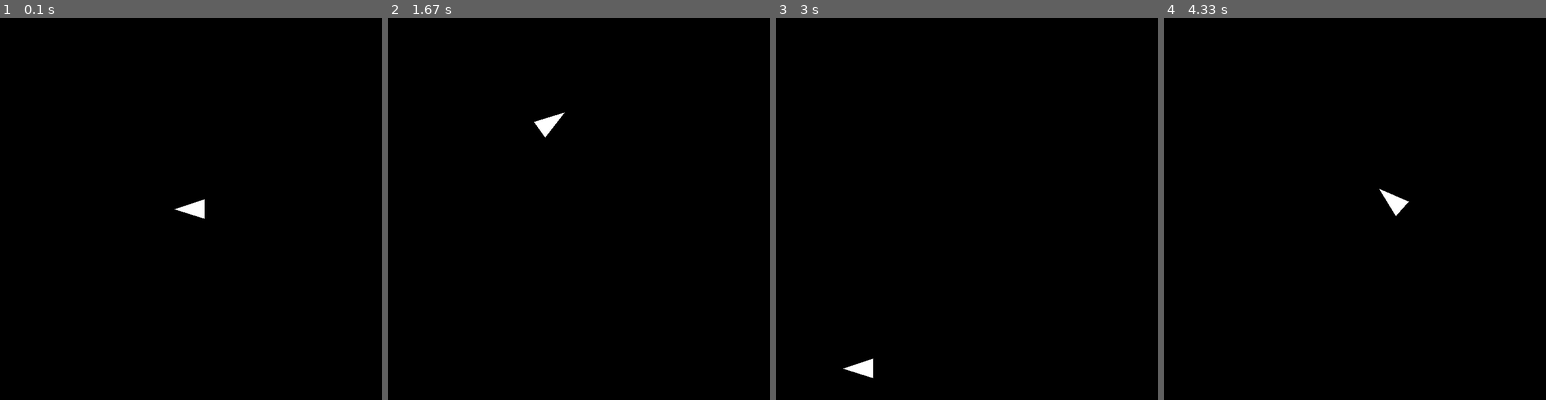
Above: before the commit, frames 1-4 (left to right).
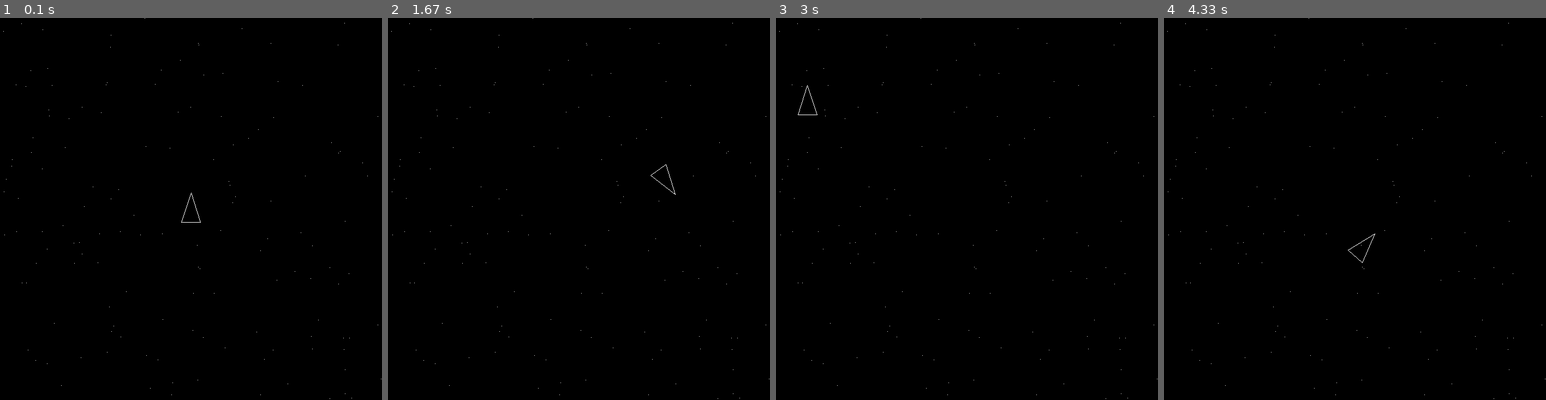
Above: after the commit, the same moments.

Repository: paulmouzas/pygame-playground
Game: pygame game, started from spaceship.py
The game is run twice, just before and just after one commit, with the same random seed, the same clock (stepped at 60 frames per second) and the same inputs. The source is Python 2; it was converted automatically to run under Python 3.
Inputs:
- Up to frame 1 (0.1 s): no input
- Up to frame 2 (1.67 s): hold Right 0.33-0.8 s; hold Up 0.83-1.13 s; hold Right 1.17-1.63 s
- Up to frame 3 (3 s): hold Left 1.67-2.2 s; hold Left 2.23-2.63 s; hold Up from 2.67 s (still down)
- Up to frame 4 (4.33 s): release Up at 3.03 s; hold Right 3.07-3.7 s; hold Left 3.73-4.2 s; hold Right from 4.23 s (still down)

The runs differ from the first frame. In frame 1, 0.2% of the frame differs, in the area x 0-100%, y 0-100%; in frame 2, 0.3%; in frame 3, 0.3%; in frame 4, 0.3%.

Commit message:
add stars

Diff:
--- a/spaceship.py
+++ b/spaceship.py
@@ -1,5 +1,6 @@
 import pygame
 import math
+import random
 
 pygame.init()
 screen = pygame.display.set_mode((700, 700))
@@ -30,9 +31,12 @@
     p2 = (math.cos(p2_angle) * magnitude + x, -math.sin(p2_angle) * magnitude + y)
     p3 = (math.cos(p3_angle) * magnitude + x, -math.sin(p3_angle) * magnitude + y)
 
-    pygame.draw.polygon(screen, white, [p1, p2, p3])
+    pygame.draw.line(screen, white, (p1[0], p1[1]), (p2[0], p2[1]))
+    pygame.draw.line(screen, white, (p1[0], p1[1]), (p3[0], p3[1]))
+    pygame.draw.line(screen, white, (p2[0], p2[1]), (p3[0], p3[1]))
 
-angle = math.pi
+
+angle = math.pi / 2
 angle_change = 0
 trajectory_angle = angle
 
@@ -40,6 +44,9 @@
 
 speed = 0
 thrust = 0
+max_speed = 8
+
+stars = [(random.randint(0, 699), random.randint(0, 699)) for x in range(140)]
 
 while running:
 
@@ -64,11 +71,17 @@
 
     screen.fill(black)
 
+    for star in stars:
+        star_x, star_y = star[0], star[1]
+        pygame.draw.line(screen, white, (star_x, star_y), (star_x, star_y))
+
     angle += angle_change
 
     trajectory_angle, speed = addVectors((trajectory_angle, speed), (angle,
         thrust))
 
+    if speed > max_speed:
+        speed = max_speed
     x += math.cos(trajectory_angle) * speed
     y -= math.sin(trajectory_angle) * speed
 
